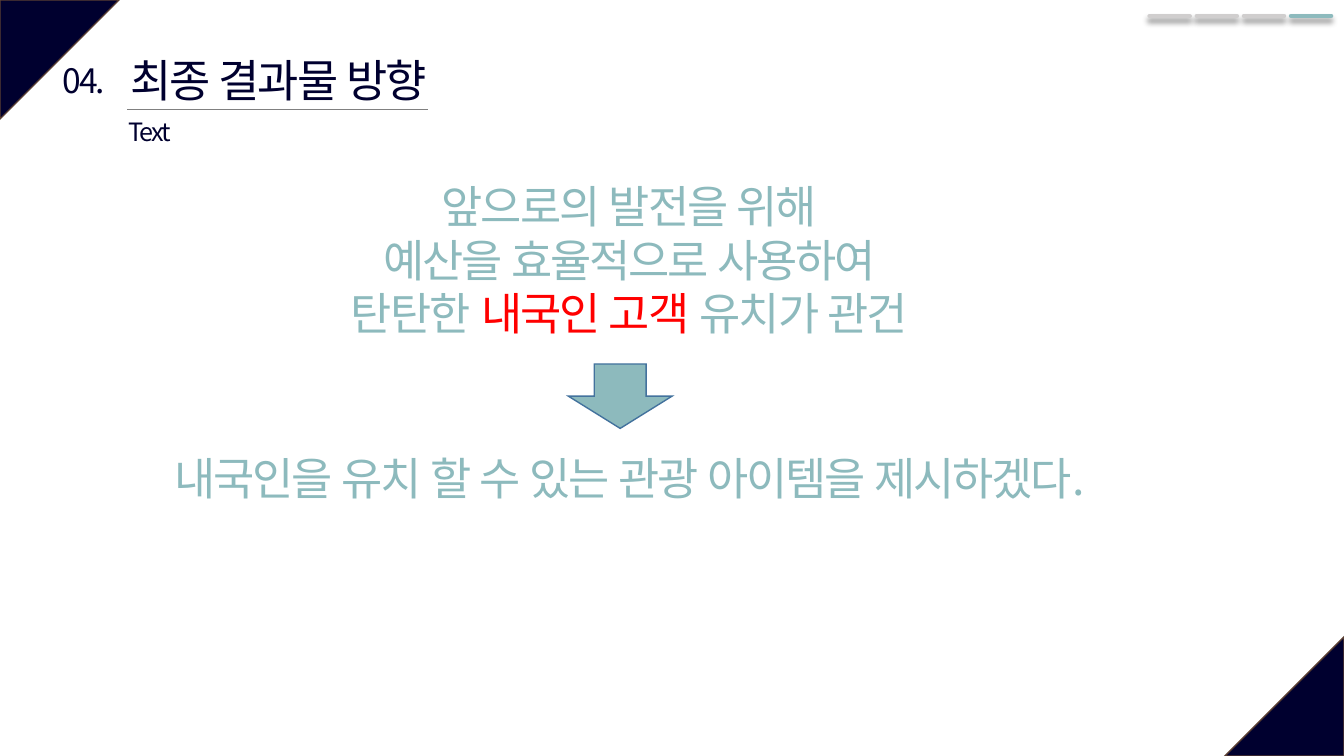
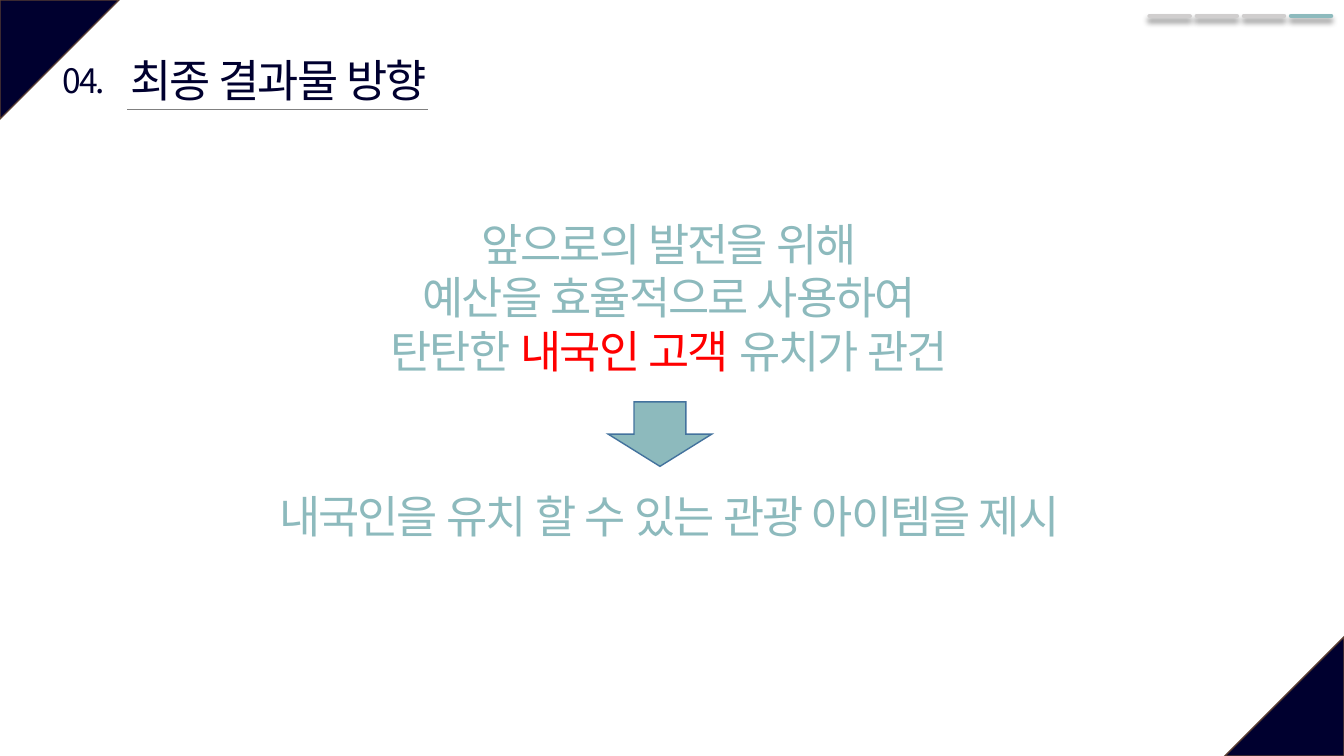
Before and after one commit to so-jeong0127/6-project, a slide deck: slide 14 of 6조_외부환경영향.pptx (slide 16 before the commit). Drawn at 1344x756 pixels with LibreOffice and Linux fonts; fonts in the diff are those of the drawing. Boxes give left, top, right and bottom in pixels: in the first picture for what was removed or moved away, otherwise in the second. Text is boxed around its words. In the diff, an @@ line names an element or a change of style, - is before the commit and + after.

```diff
--- a/6조_외부환경영향.pptx
+++ b/6조_외부환경영향.pptx
@@ text removed at <box>129,122,171,142</box> @@
-Text
@@ text "앞으로의 발전을 위해": place and size @@
-text "앞으로의 발전을 위해" at <box>351,186,908,334</box>
+text "앞으로의 발전을 위해" at <box>391,224,948,372</box>
@@ down arrow: place and size @@
-down arrow at <box>569,364,673,429</box>
+down arrow at <box>608,402,712,467</box>
@@ text at <box>279,495,1059,537</box>: text changed @@
-내국인을 유치 할 수 있는 관광 아이템을 제시하겠다.
+내국인을 유치 할 수 있는 관광 아이템을 제시
```
Also in this commit, not shown: 8 other slides changed, 1 slide added, 2 slides removed.
